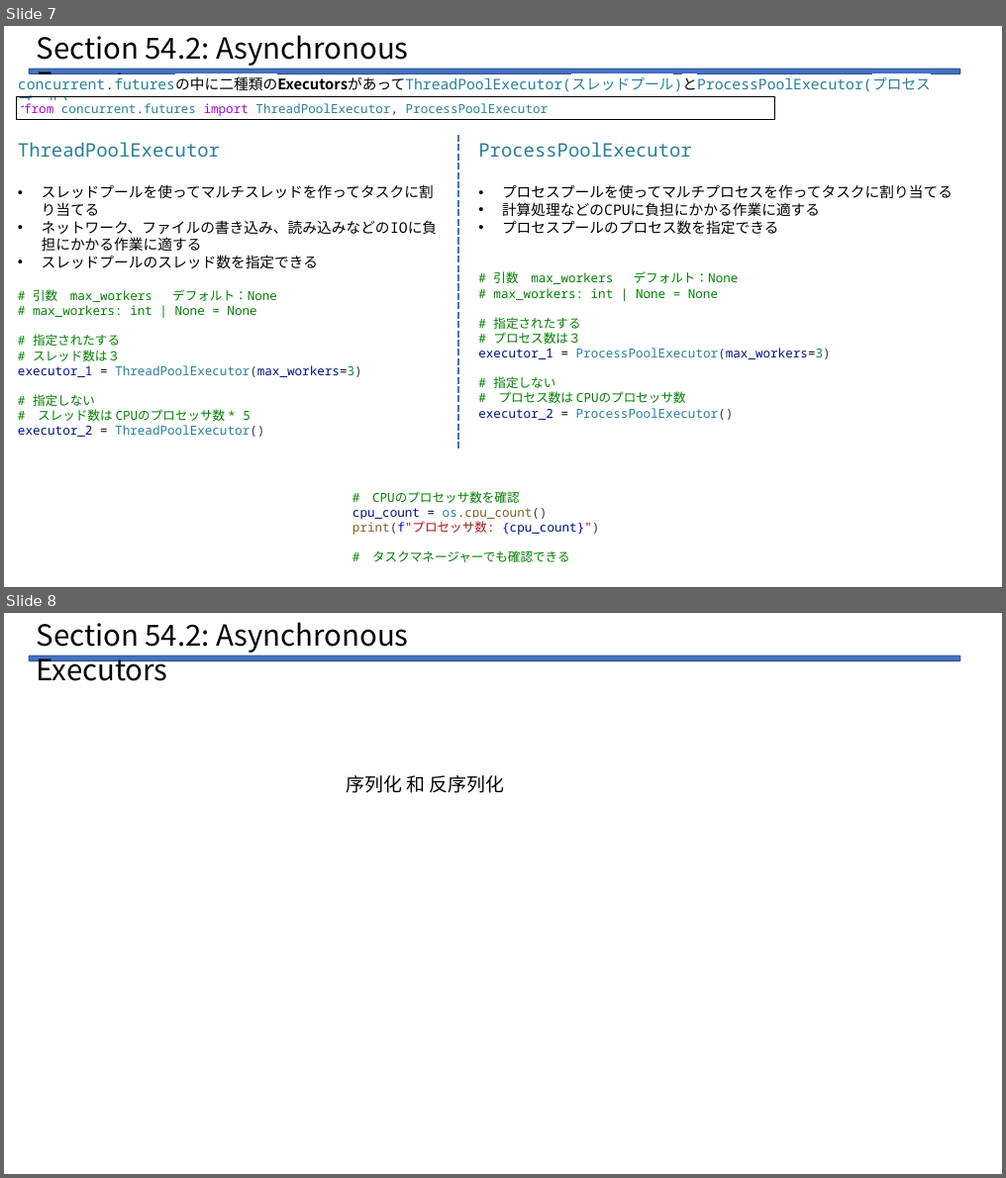
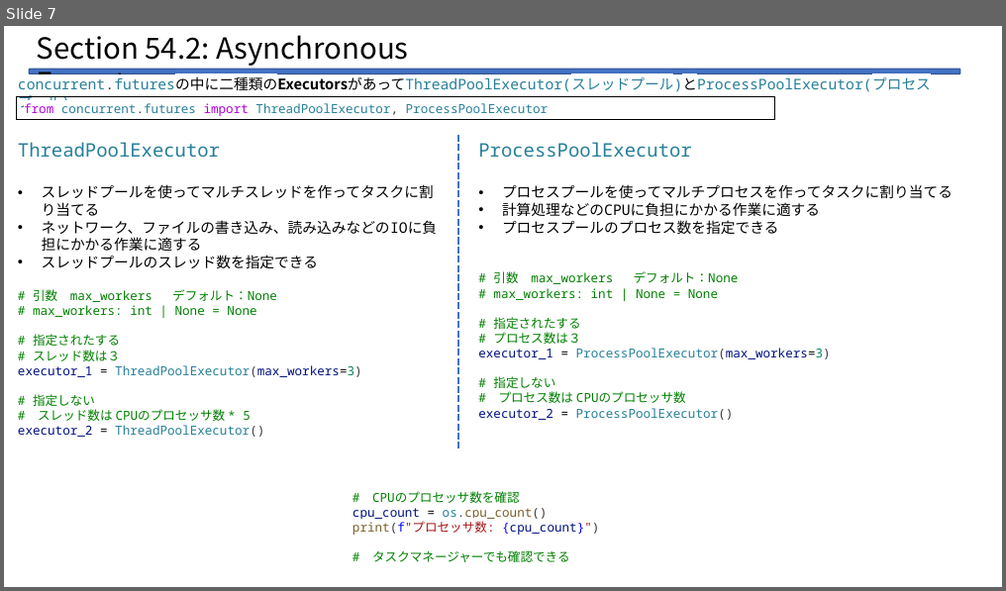
Before and after one commit to Legolas9999/zemi, a slide deck: lcj_zemi_python.pptx. Shown one above the other, each under a label of ours: slides 7 and 8 before the commit, slide 7 after it. The pictures are 1006x1178 and 1006x591 pixels, drawn with LibreOffice and Linux fonts; fonts in the diff are those of the drawing. Boxes give left, top, right and bottom in pixels: in the first picture for what was removed or moved away, otherwise in the second. Text is boxed around its words. In the diff, an @@ line names an element or a change of style, - is before the commit and + after.

```diff
--- a/lcj_zemi_python.pptx
+++ b/lcj_zemi_python.pptx
@@ slide 8 removed at (4,613,1002,1174), background #FFFFFF @@
@@ text removed at (37,622,408,681) @@
-Section 54.2: Asynchronous Executors
@@ rounded rectangle removed at (29,656,960,661) @@
@@ text removed at (346,775,504,793) @@
-序列化 和 反序列化
```
Also in this commit, not shown: 1 slide changed, 5 slides added, 1 other file.
